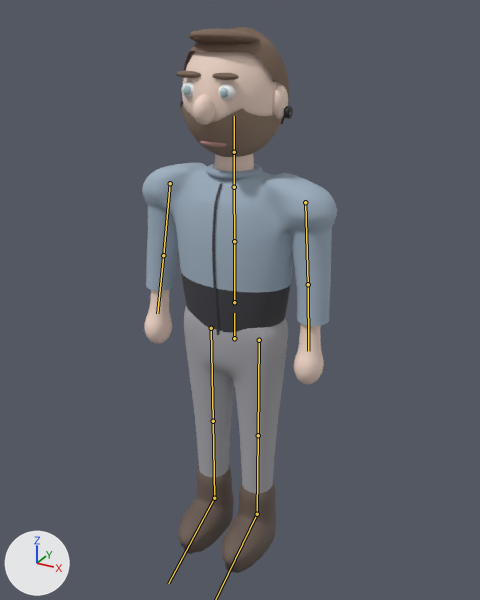
Renders of the glTF model assets/chars/steffen.glb from each side of a commit.
Camera for both pictures: a camera (50 mm lens) standing at (1.116, -1.988, 2.09) and looking at (0.013, 0.016, 1.088). Every picture has the same lights, and +X, +Y and +Z are marked at lower left. The first picture is the older version. The bones that change are drawn over the model as lines.

In view in the first picture: 'Hals', 'Haut_Koerper', 'Hose', 'Kopf_Gruppe', 'Kragen', 'Schuh_L', 'Schuh_R', 'Shirt', 'Zip'.
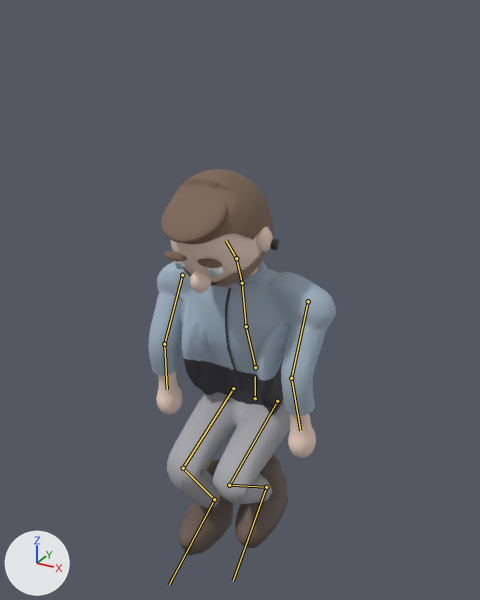
The newer file adds an action. The first version stands in its rest pose; the second is drawn at frame 25 of the action 'CrouchWalk'.

What differs and where, as boxes (x1, y1, x2, y2) in the pictures (480 x 600 px):
'Shirt', posed (9% shorter): before (142, 163, 337, 333); after (148, 262, 336, 416)
'Kopf_Gruppe', posed: before (176, 27, 293, 157); after (161, 169, 279, 292)
'Hose', posed: before (184, 305, 288, 494); after (167, 392, 290, 508)
'Haut_Koerper', posed (11% narrower, 9% shorter): before (144, 289, 324, 384); after (156, 372, 316, 458)
'Schuh_L', posed: before (222, 483, 276, 573); after (235, 455, 288, 548)
'Schuh_R', posed: before (178, 467, 234, 554); after (178, 460, 234, 556)
'Kragen', posed: before (206, 163, 263, 180); after (235, 261, 267, 285)
'Hals', posed (mostly hidden afterwards): before (214, 153, 254, 171); after (231, 267, 258, 285)
bone 'Hips', root to tip: before (234, 338) to (234, 313); after (255, 398) to (255, 376)
bone 'Spine', root to tip: before (234, 302) to (234, 241); after (255, 367) to (246, 326)
bone 'Chest', root to tip: before (234, 241) to (234, 187); after (246, 326) to (242, 283)
bone 'Neck', root to tip: before (234, 187) to (234, 152); after (242, 283) to (236, 258)
bone 'Head', root to tip: before (234, 152) to (234, 116); after (236, 258) to (226, 240)
bone 'UpperArm.L', root to tip: before (305, 202) to (308, 284); after (308, 301) to (291, 378)
bone 'LowerArm.L', root to tip: before (308, 284) to (308, 351); after (291, 378) to (300, 430)
bone 'UpperArm.R', root to tip: before (170, 183) to (163, 255); after (182, 275) to (164, 344)
bone 'LowerArm.R', root to tip: before (163, 255) to (157, 313); after (164, 344) to (167, 389)
bone 'UpperLeg.L', root to tip: before (259, 340) to (258, 435); after (277, 401) to (229, 485)
bone 'LowerLeg.L', root to tip: before (258, 435) to (257, 514); after (229, 485) to (266, 487)
bone 'UpperLeg.R', root to tip: before (211, 328) to (213, 421); after (233, 388) to (183, 468)
bone 'LowerLeg.R', root to tip: before (213, 421) to (214, 498); after (183, 468) to (214, 499)
bone 'Foot.R', root to tip: before (214, 498) to (168, 583); after (214, 499) to (169, 585)

The change in detail:
Bone 'Hips' (bone_hips) moves from (0.0, 0.0, 0.0) to (0.0, -0.365, -0.175).
Bone 'Spine' (bone_spine) turns from (0, 0, 0) to (20, 0, 0) degrees about its own x, y and z.
Bone 'Chest' (bone_chest) turns from (0, 0, 0) to (-10, 0, 0) degrees about its own x, y and z.
Bone 'Neck' (bone_neck) turns from (0, 0, 0) to (10, 0, 0) degrees about its own x, y and z.
Bone 'Head' (bone_head) turns from (0, 0, 0) to (20, 0, 0) degrees about its own x, y and z.
Bone 'UpperArm.L' (bone_upperarm_l) turns from (0, 0, 0) to (-35, 0, 0) degrees about its own x, y and z.
Bone 'LowerArm.L' (bone_lowerarm_l) turns from (0, 0, 0) to (40, 0, 0) degrees about its own x, y and z.
Bone 'UpperArm.R' (bone_upperarm_r) turns from (0, 0, 0) to (-35, 0, 0) degrees about its own x, y and z.
Bone 'LowerArm.R' (bone_lowerarm_r) turns from (0, 0, 0) to (40, 0, 0) degrees about its own x, y and z.
Bone 'UpperLeg.L' (bone_upperleg_l) turns from (0, 0, 0) to (-70, 0, 0) degrees about its own x, y and z.
Bone 'LowerLeg.L' (bone_lowerleg_l) turns from (0, 0, 0) to (123, 0, 0) degrees about its own x, y and z.
Bone 'Foot.L' (bone_foot_l) turns from (0, 0, 0) to (-35, 0, 0) degrees about its own x, y and z.
Bone 'UpperLeg.R' (bone_upperleg_r) turns from (0, 0, 0) to (-70, 0, 0) degrees about its own x, y and z.
Bone 'LowerLeg.R' (bone_lowerleg_r) turns from (0, 0, 0) to (105, 0, 0) degrees about its own x, y and z.
Bone 'Foot.R' (bone_foot_r) turns from (0, 0, 0) to (-35, 0, 0) degrees about its own x, y and z.
